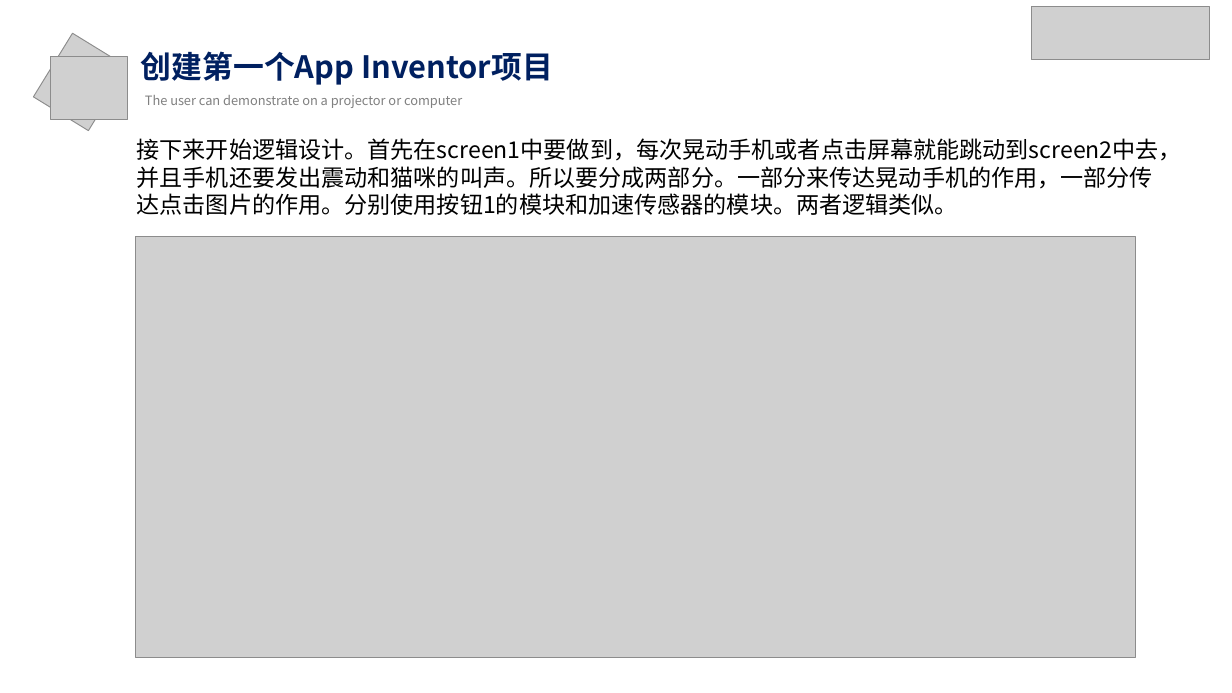
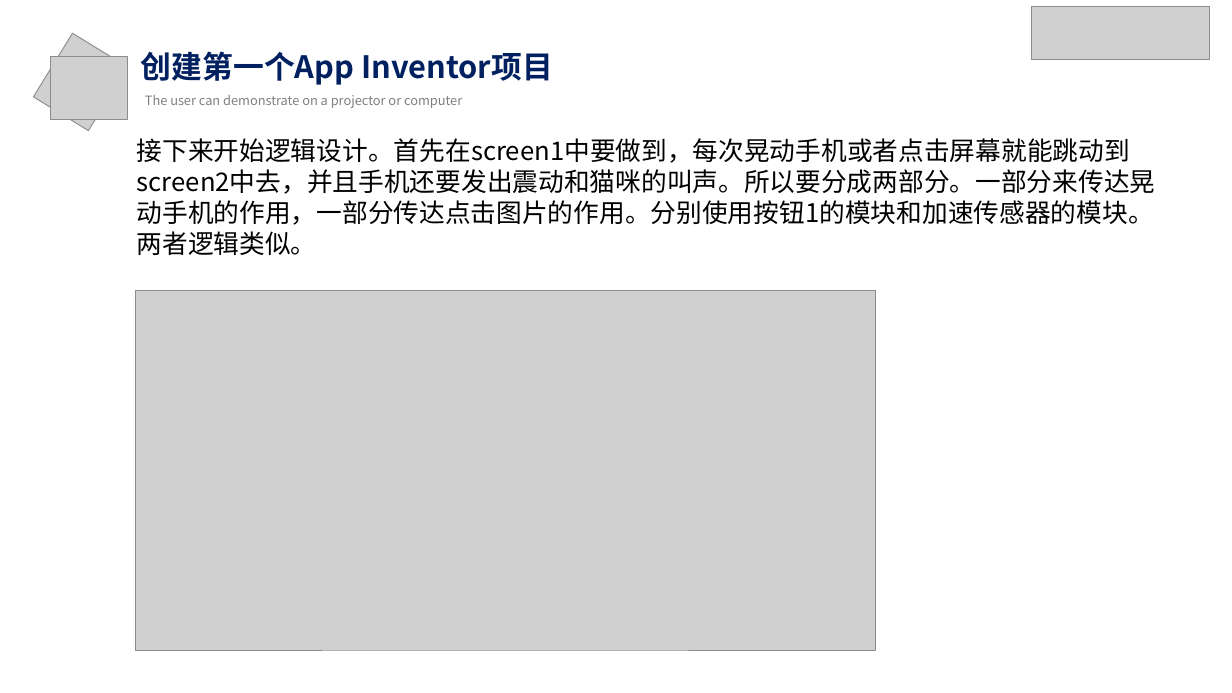
Before and after one commit to appInventorPro/pro, a slide deck: slide 8 of ppt/案例一.2.pptx. Drawn at 1232x693 pixels with LibreOffice and Linux fonts; fonts in the diff are those of the drawing; grey boxes stand for pictures. Boxes give left, top, right and bottom in pixels: in the first picture for what was removed or moved away, otherwise in the second. Text is boxed around its words. In the diff, an @@ line names an element or a change of style, - is before the commit and + after.

```diff
--- a/ppt/案例一.2.pptx
+++ b/ppt/案例一.2.pptx
@@ text "接下来开始逻辑设计。首先在screen1中要做到，每次晃动手机或者点击屏幕就能跳动到screen2中去，并且手机还要发出 ..." at (x1=137, y1=138, x2=1156, y2=255): size 18 to 20 pt @@
@@ picture resized from (x1=136, y1=237, x2=1136, y2=657) to (x1=136, y1=290, x2=875, y2=650) @@
```
Also in this commit, not shown: 8 other slides changed, 5 other files.
